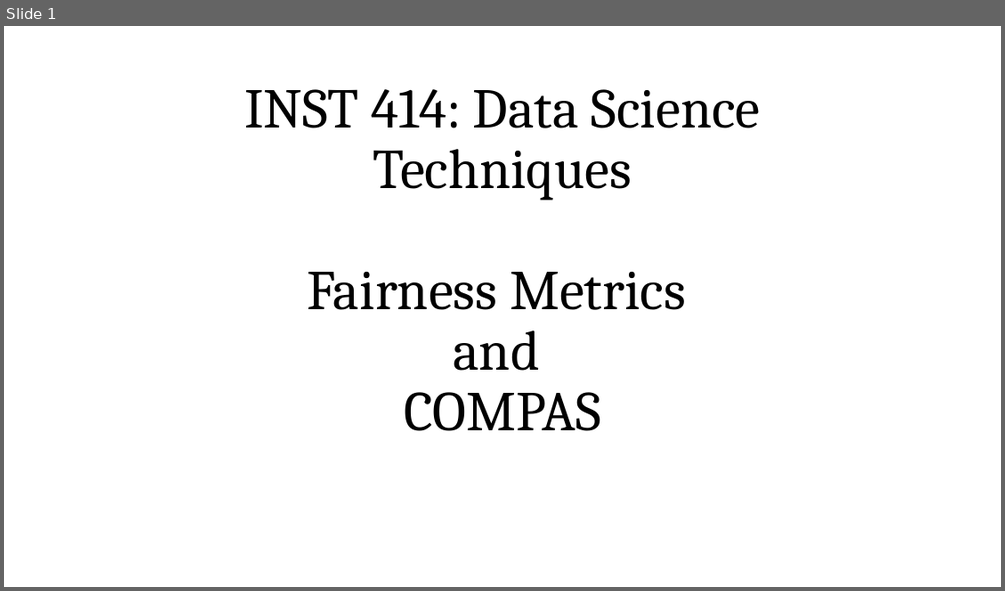
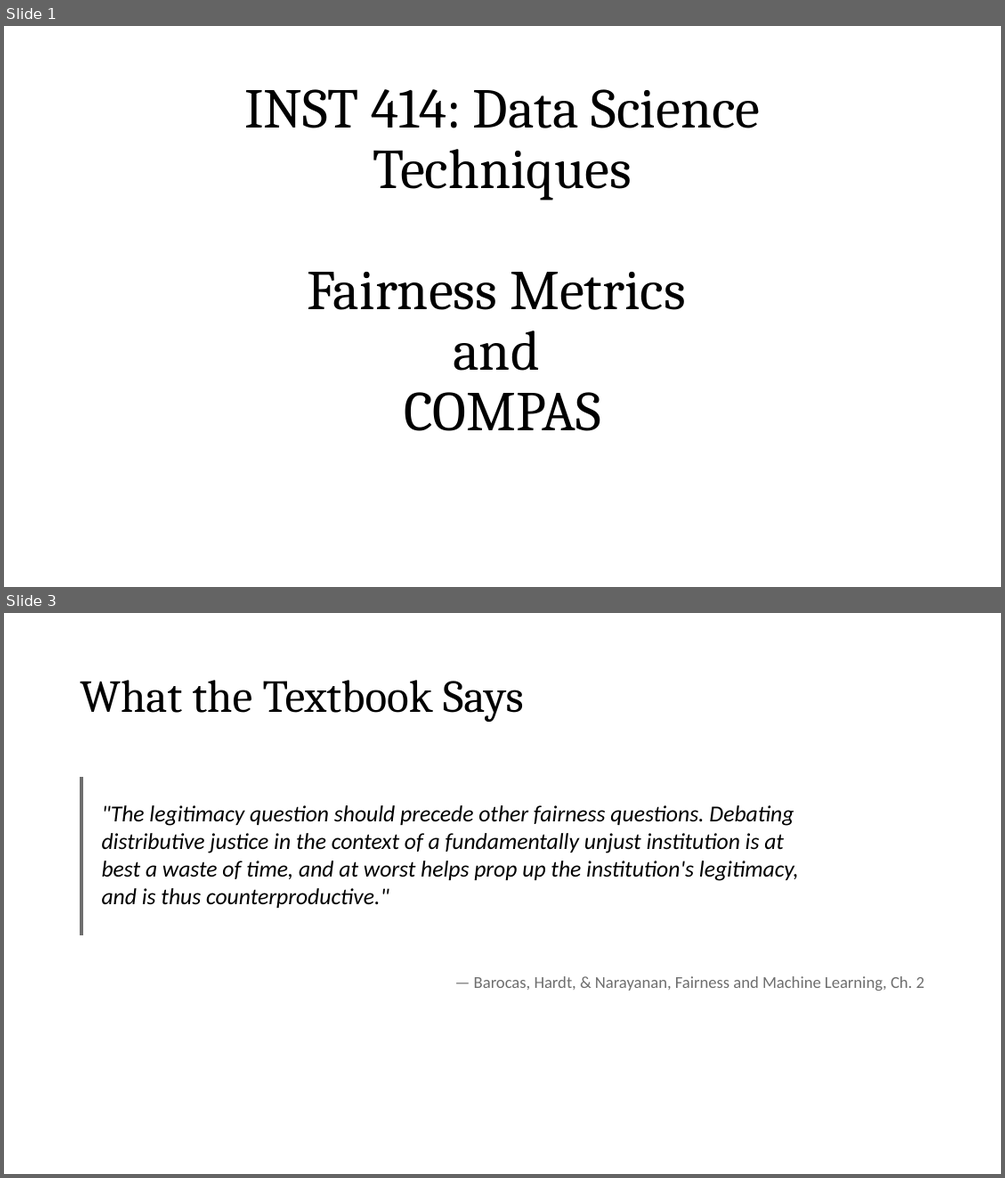
Before and after one commit to zjelveh/zjelveh.github.io, a slide deck: files/inst414_spring2026/lectures/lecture_11a_fairness_metrics_compas.pptx. Shown one above the other, each under a label of ours: slide 1 before the commit, slides 1 and 3 after it; the slides between them are not shown. The pictures are 1005x591 and 1005x1178 pixels, drawn with LibreOffice and Linux fonts; fonts in the diff are those of the drawing. Boxes give left, top, right and bottom in pixels: in the first picture for what was removed or moved away, otherwise in the second. Text is boxed around its words. In the diff, an @@ line names an element or a change of style, - is before the commit and + after.

```diff
--- a/files/inst414_spring2026/lectures/lecture_11a_fairness_metrics_compas.pptx
+++ b/files/inst414_spring2026/lectures/lecture_11a_fairness_metrics_compas.pptx
@@ slide 3 added at (4,613,1001,1174), background #FFFFFF @@
@@ title added at (80,680,524,722), 44 pt, text #000000 @@
+What the Textbook Says
@@ rectangle added at (81,778,82,934), fill #6E6E6E, outline #6E6E6E 0.5 pt @@
@@ text added at (102,805,799,908), 22 pt, text #000000, italic @@
+"The legitimacy question should precede other fairness questions. Debating distributive justice in the context of a fundamentally unjust institution is at best a waste of time, and at worst helps prop up the institution's legitimacy, and is thus counterproductive."
@@ text added at (474,976,924,990), 16 pt, text #6E6E6E @@
+— Barocas, Hardt, & Narayanan, Fairness and Machine Learning, Ch. 2
```
Also in this commit, not shown: 3 other slides added.
